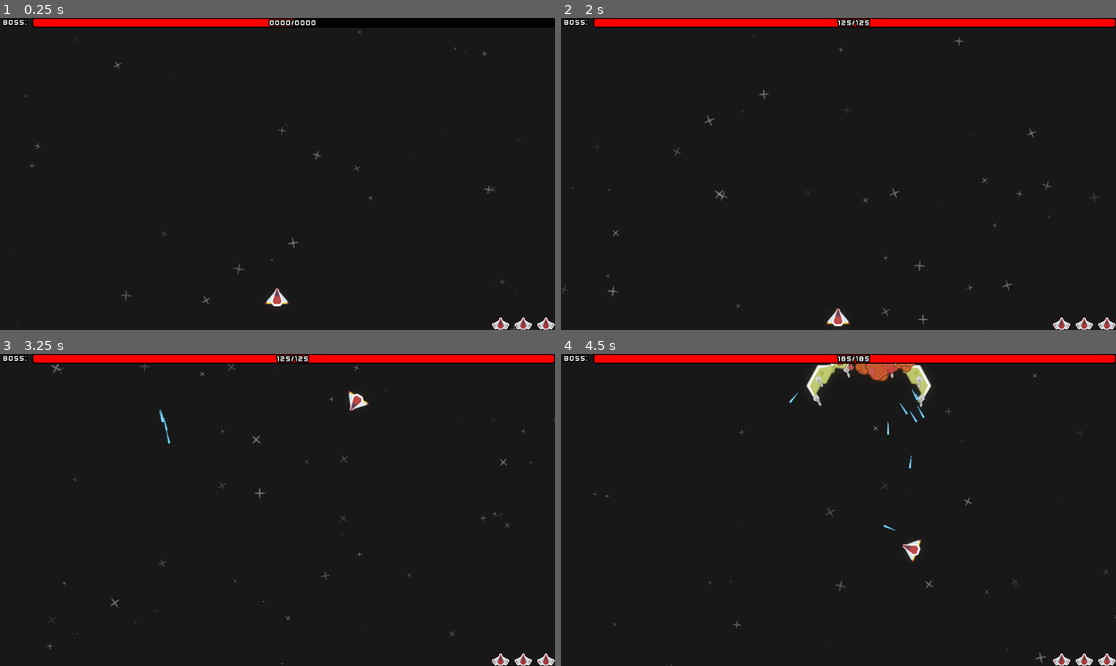
Above: before the commit, frames 1-4 (two rows, left to right).
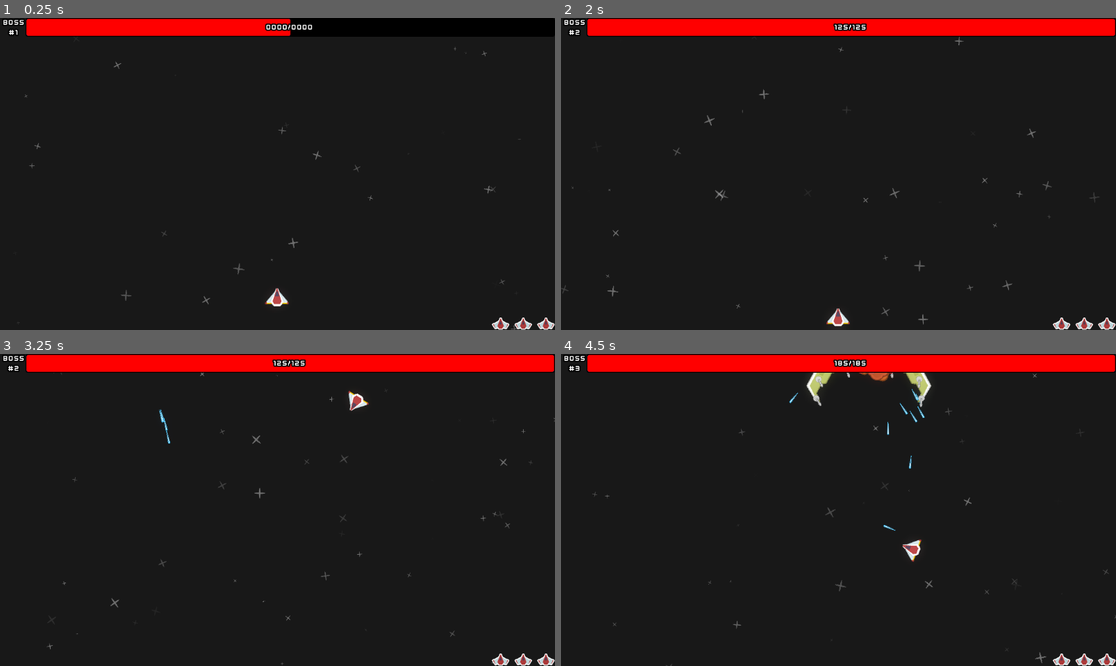
Above: after the commit, the same moments.

Repository: Noxalus/GMTK-2024
Game: Godot game, scene res://scenes/game.tscn
The game is run twice, just before and just after one commit, with the same random seed, the same clock (stepped at 60 frames per second) and the same inputs.
Inputs (mouse positions are in pixels of both pictures, inside the frame that each line leads up to):
- Up to frame 1 (0.25 s): no input
- Up to frame 2 (2 s): move the mouse to (960, 158) at 0.52 s; hold D (move_right) 0.53-1.28 s; hold Shift (focus) 0.53-1.28 s; move the mouse to (727, 189) at 1.27 s; hold S (move_down) from 1.28 s (still down); tap Page Up (next_boss) at 1.35 s
- Up to frame 3 (3.25 s): move the mouse to (333, 441) at 2.02 s; release S (move_down) at 2.03 s; press the mouse at (333, 441) at 2.03 s; hold D (move_right) 2.03-2.78 s; move the mouse to (249, 572) at 2.77 s; release the mouse at (249, 572) at 2.78 s; hold W (move_up) from 2.78 s (still down); tap Shift (focus) at 2.85 s
- Up to frame 4 (4.5 s): move the mouse to (1005, 556) at 3.52 s; release W (move_up) at 3.53 s; hold A (move_left) from 3.53 s (still down); tap Page Up (next_boss) at 3.6 s; move the mouse to (672, 463) at 4.27 s; click (672, 463) at 4.35 s

The runs differ from the first frame. In frame 1, 1.7% of the frame differs, in the area x 1-66%, y 0-7%; in frame 2, 3.1%; in frame 3, 3.1%; in frame 4, 3.2%, in the area x 1-100%, y 0-7%.

Commit message:
Show the wave count in the HUD.

Diff:
--- a/forever-warning/scenes/hud/game_over.tscn
+++ b/forever-warning/scenes/hud/game_over.tscn
@@ -6,6 +6,10 @@
 [sub_resource type="Theme" id="Theme_xjtv4"]
 default_font = ExtResource("1_8t3mg")
 default_font_size = 150
+
+[sub_resource type="Theme" id="Theme_e0b0v"]
+default_font = ExtResource("1_8t3mg")
+default_font_size = 50
 
 [node name="GameOver" type="Control"]
 layout_mode = 3
@@ -36,6 +40,7 @@
 layout_mode = 2
 size_flags_horizontal = 4
 size_flags_vertical = 4
+theme = SubResource("Theme_e0b0v")
 text = "RESTART"
 
 [connection signal="pressed" from="VBoxContainer/RestartButton" to="." method="_on_restart_button_pressed"]
--- a/forever-warning/scenes/hud/hud.tscn
+++ b/forever-warning/scenes/hud/hud.tscn
@@ -74,15 +74,14 @@
 layout_mode = 2
 theme_override_constants/separation = 0
 
-[node name="RichTextLabel" type="RichTextLabel" parent="MarginContainer/BossLifeContainer"]
-custom_minimum_size = Vector2(60, 0)
+[node name="BossLabel" type="Label" parent="MarginContainer/BossLifeContainer"]
 layout_mode = 2
 theme = SubResource("Theme_wyq1t")
 theme_override_constants/outline_size = 10
-bbcode_enabled = true
-text = "[b]BOSS:[/b]"
-fit_content = true
-shortcut_keys_enabled = false
+text = "BOSS
+#9999"
+horizontal_alignment = 1
+justification_flags = 0
 
 [node name="Control" type="Control" parent="MarginContainer/BossLifeContainer"]
 layout_mode = 2
--- a/forever-warning/scripts/game.gd
+++ b/forever-warning/scripts/game.gd
@@ -61,6 +61,10 @@
 
 func spawn_new_boss():
 	clear_boss_bullets()
+	wave_count += 1
+
+	if hud != null:
+		hud.set_wave_count(wave_count)
 
 	if boss == null:
 		boss = boss_core.instantiate()
--- a/forever-warning/scripts/hud.gd
+++ b/forever-warning/scripts/hud.gd
@@ -2,6 +2,7 @@
 
 @onready var boss_life_gauge := $MarginContainer/BossLifeContainer/Control/BossLifeGauge
 @onready var boss_life_text := $MarginContainer/BossLifeContainer/Control/BossLifeLabel
+@onready var boss_label := $MarginContainer/BossLifeContainer/BossLabel
 @onready var life_container := $LifeContainer
 @onready var game_over := $GameOver
 
@@ -14,6 +15,7 @@
 func reset():
 	game_over.visible = false
 	set_lives(game.player_lives)
+	set_wave_count(game.wave_count)
 
 func clear_lives():
 	for life in life_container.get_children():
@@ -35,3 +37,6 @@
 	var boss_life_str = str(clamp(game.boss.life, 0, game.boss.total_life))
 	var boss_total_life_str = str(game.boss.total_life)
 	boss_life_text.text = life_format_str % [boss_life_str, boss_total_life_str]
+
+func set_wave_count(count: int):
+	boss_label.text = "BOSS\n#%s" % count
Not shown: 1 places in forever-warning/scenes/hud/game_over.tscn that only renumber resources
